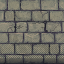
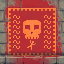
Two versions of the same layered image (64 × 64). Layer-by-layer changes:
removed layer "Layer 1" over [0, 35, 64, 64]
hid "vines" over [5, 9, 60, 40]
added layer "Layer 6" (16%) above "Layer 5" over [0, 58, 64, 64]
added layer "Layer 5" above "Group 1" over [0, 48, 64, 64]
added group "Group 1" with 3 layers above "Layer 4" over [0, 0, 64, 64]
added layer "Layer 3" in group "Group 1" over [0, 3, 64, 64]
added layer "Layer 9" in group "Group 1" over [13, 15, 51, 50]
added layer "Layer 2" in group "Group 1" over [0, 0, 64, 64]
added layer "Layer 4" above "Layer 0" over [0, 0, 64, 64]
masked "Layer 0" over [0, 0, 64, 64]
